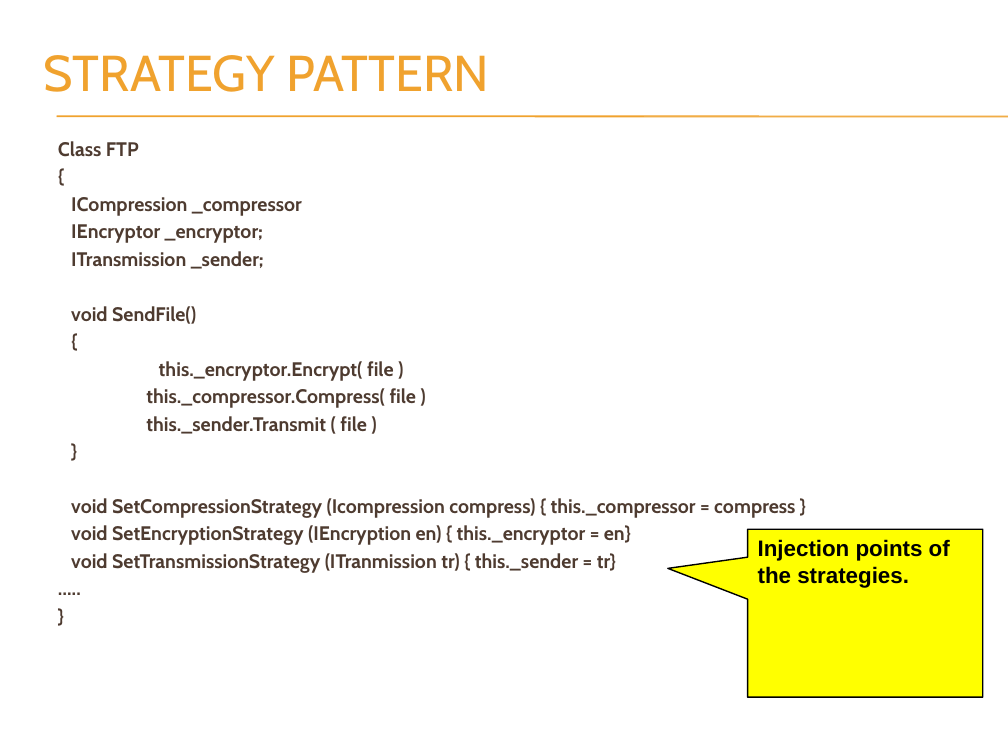
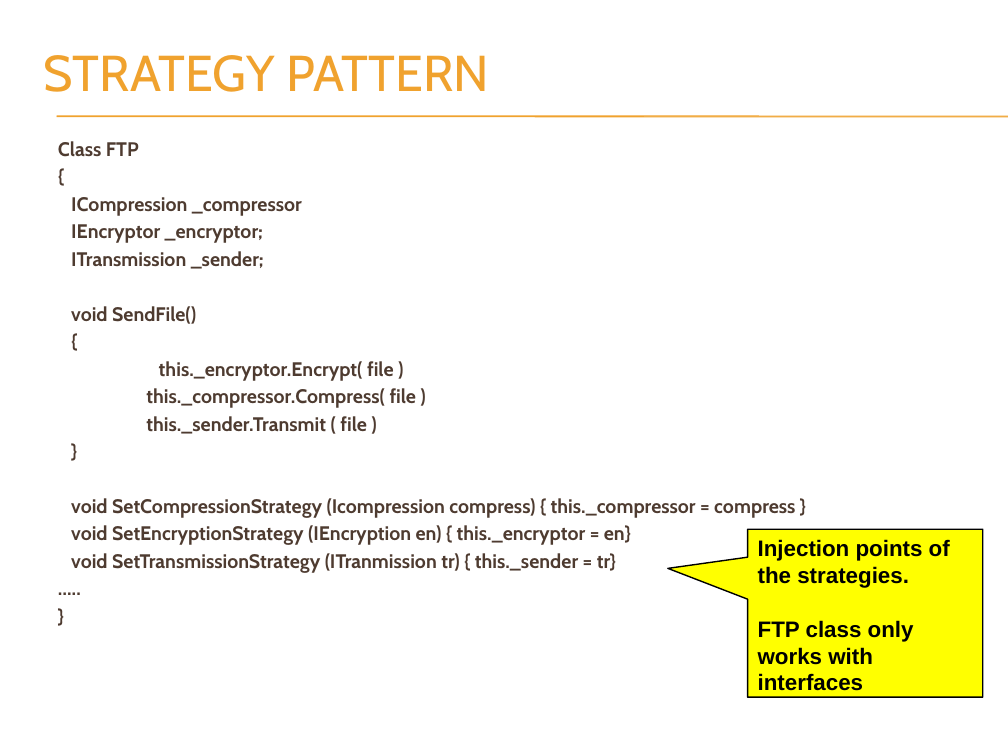
Before and after one commit to h-t-tran/DesignPattern, a slide deck: slide 41 of Design Pattern Presentation.pptx (slide 38 before the commit). Drawn at 1008x756 pixels with LibreOffice and Linux fonts; fonts in the diff are those of the drawing; background and template pictures are left out. Boxes give left, top, right and bottom in pixels: in the first picture for what was removed or moved away, otherwise in the second. Text is boxed around its words. In the diff, an @@ line names an element or a change of style, - is before the commit and + after.

```diff
--- a/Design Pattern Presentation.pptx
+++ b/Design Pattern Presentation.pptx
@@ text in speech box at bbox=[758, 620, 914, 691]: paragraph added @@
+FTP class only works with interfaces
```
Also in this commit, not shown: 8 other slides changed, 12 slides added.
